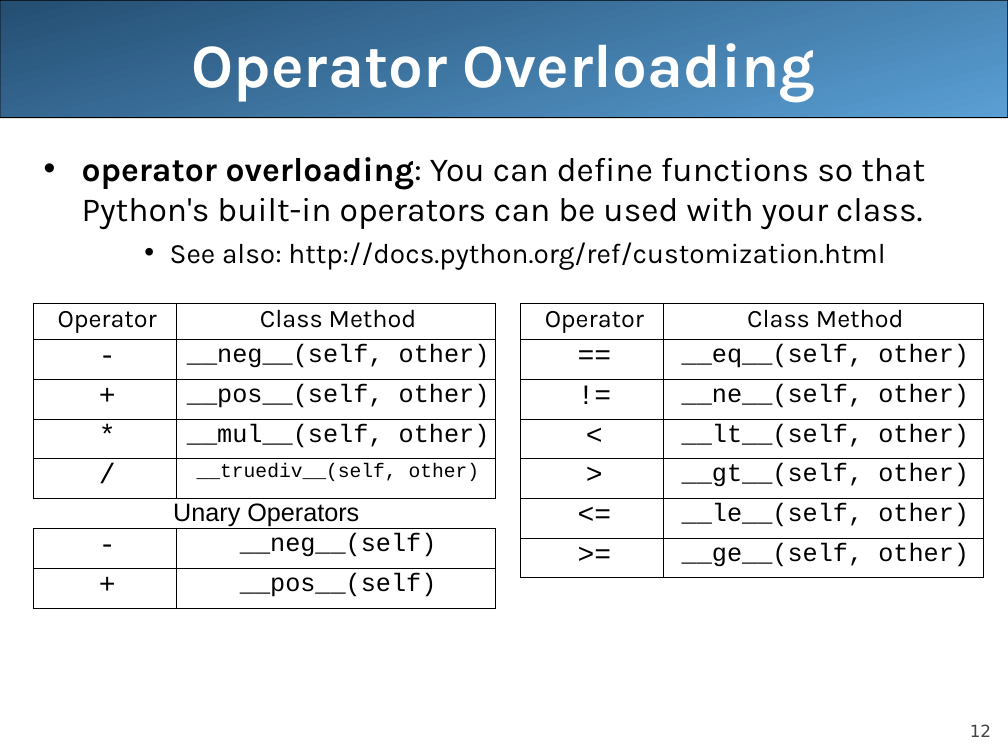
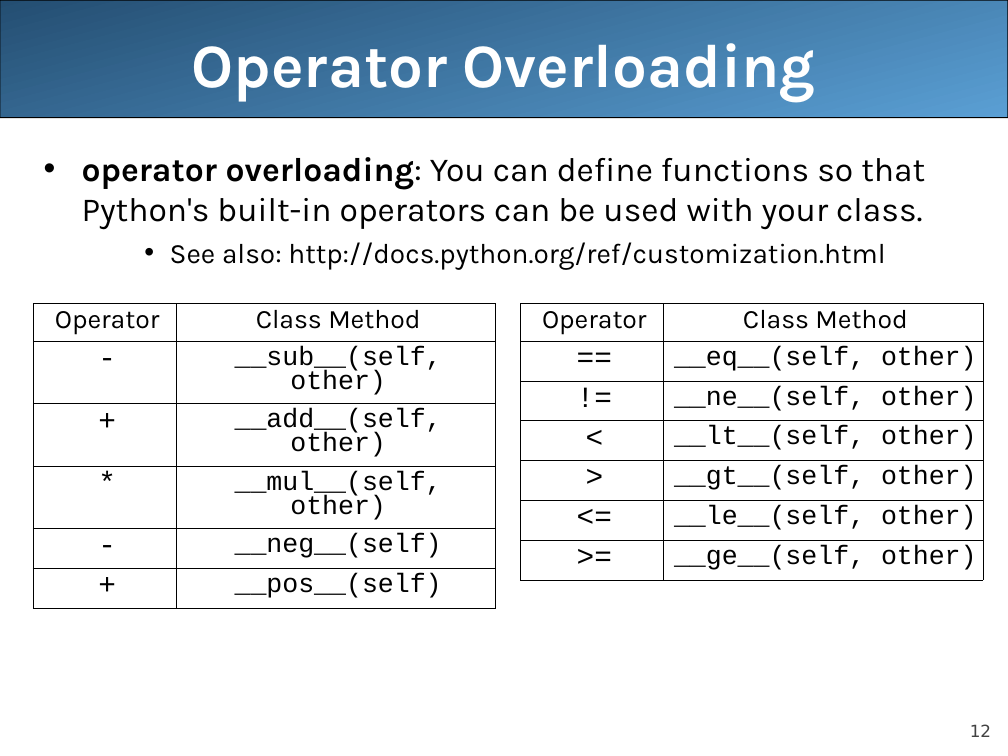
Before and after one commit to nhatngheeducation/python17032021, a slide deck: slide 12 of Python_08_OOP.ppt. Drawn at 1008x756 pixels with LibreOffice and Linux fonts; fonts in the diff are those of the drawing; background and template pictures are left out. Boxes give left, top, right and bottom in pixels: in the first picture for what was removed or moved away, otherwise in the second. Text is boxed around its words. In the diff, an @@ line names an element or a change of style, - is before the commit and + after.

```diff
--- a/Python_08_OOP.ppt
+++ b/Python_08_OOP.ppt
@@ table at [33,303,496,602] @@
-row 2, column 2: __neg__(self, other)
+row 2, column 2: __sub__(self, other)
-row 3, column 2: __pos__(self, other)
+row 3, column 2: __add__(self, other)
@@ size 18 to 19 pt in "Operator", "Class Method", "__mul__(self, other)" @@
@@ size 20 to 21 pt in "-", "+", "*", "/" @@
@@ size 14 to 15 pt in "__truediv__(self, other)" @@
@@ table at [521,303,984,580] @@
@@ size 18 to 19 pt @@
@@ size 20 to 21 pt in "==", "!=", "<", ">" and 2 more places @@
@@ text removed at [173,503,359,526] @@
-Unary Operators
@@ table at [33,528,496,608] @@
@@ size 20 to 21 pt in "-", "+" @@
@@ size 18 to 19 pt @@
```
Also in this commit, not shown: 4 other slides changed, 8 other files.
